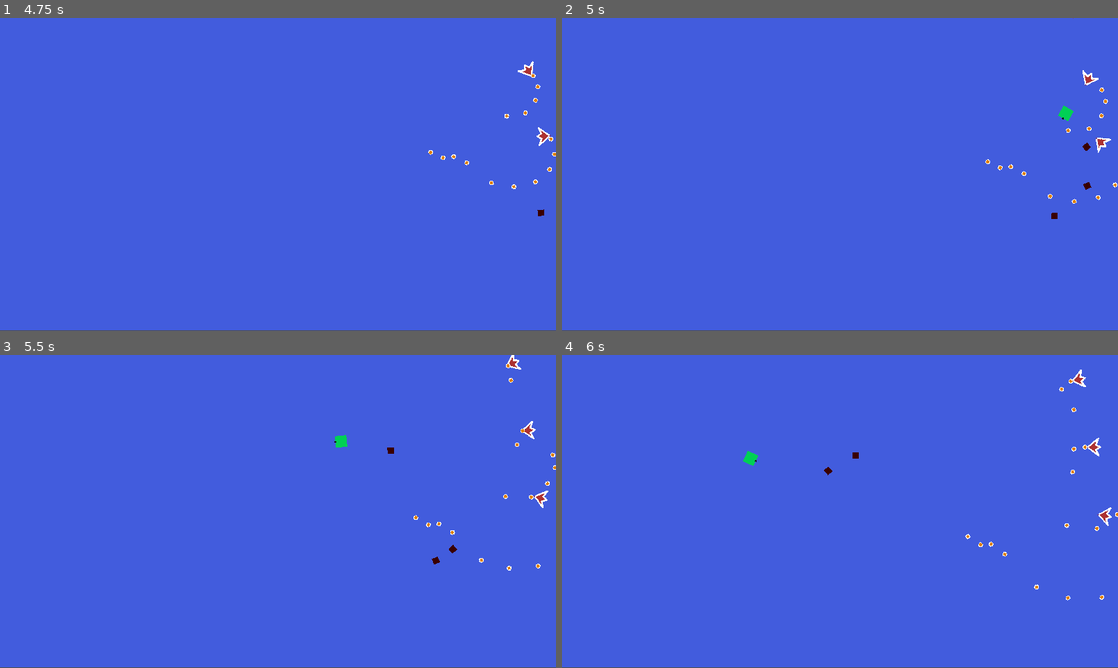
Above: before the commit, frames 1-4 (two rows, left to right).
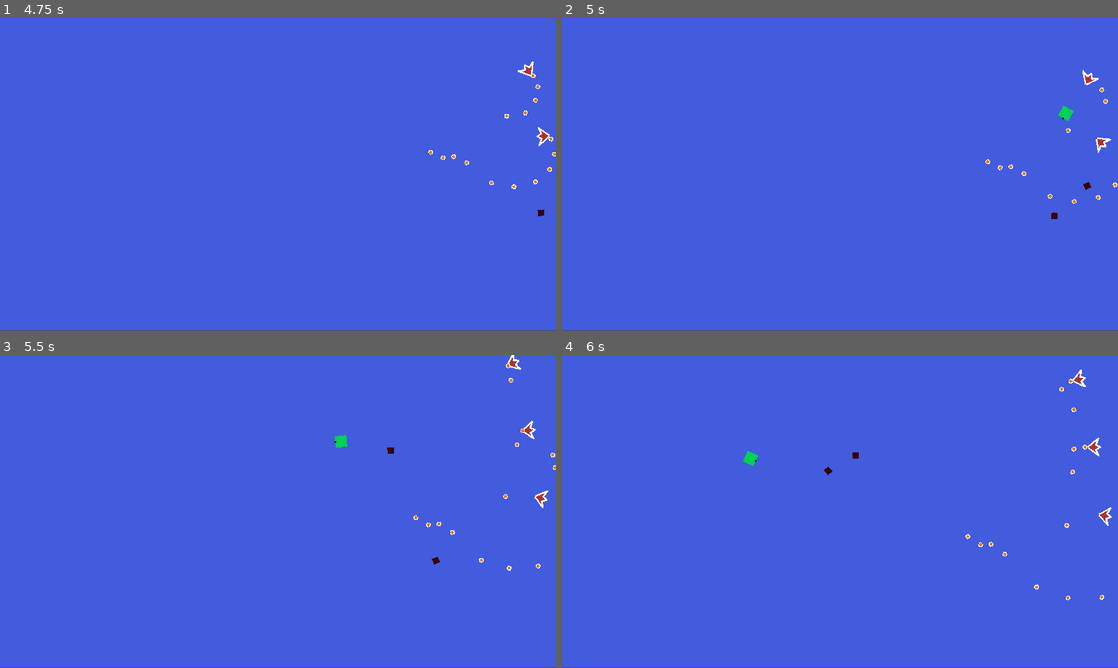
Above: after the commit, the same moments.

Repository: Seblis/Weaponized
Game: Godot game, scene res://levels/menu/main_menu.tscn
Same seed, same stepped clock (60 frames per second), same inputs: the game is played once before the commit and once after it.
Inputs (mouse positions are in pixels of both pictures, inside the frame that each line leads up to):
- Up to frame 1 (4.75 s): click (278, 158) at 0.52 s; move the mouse to (400, 158) at 1.27 s; hold D (move_right) 1.28-2.03 s; hold Space (fire) 1.28-2.03 s; move the mouse to (166, 190) at 2.02 s; hold S (move_down) 2.03-2.78 s; tap Space (fire) at 2.1, 3.6 s; move the mouse to (333, 105) at 2.77 s; hold D (move_right) 2.78-3.53 s; hold Space (fire) 2.78-3.53 s; move the mouse to (250, 237) at 3.52 s; hold W (move_up) 3.53-4.28 s; move the mouse to (444, 221) at 4.27 s; hold A (move_left) from 4.28 s (still down); hold Space (fire) from 4.28 s (still down)
- Up to frame 2 (5 s): keep holding A (move_left); keep holding Space (fire)
- Up to frame 3 (5.5 s): keep holding A (move_left); move the mouse to (111, 464) at 5.02 s; release Space (fire) at 5.03 s; tap Space (fire) at 5.1 s
- Up to frame 4 (6 s): move the mouse to (867, 511) at 5.77 s; release A (move_left) at 5.78 s; hold S (move_down) from 5.78 s (still down); hold Space (fire) from 5.78 s (still down)

Frame 1 is identical in both runs. In frame 2, less than 0.1% of the frame differs, in the area x 93-98%, y 30-43%; in frame 3, less than 0.1%, in the area x 80-99%, y 40-64%; in frame 4, less than 0.1%.

Commit message:
ScoringComponent framework parts

Diff:
--- a/entities/enemies/common/base_bullet.gd
+++ b/entities/enemies/common/base_bullet.gd
@@ -2,7 +2,7 @@
 extends Area2D
 
 @export var speed = 100
-@export var damage = 1
+@export var damage = 10
 @export var max_range = 1000.0
 
 var _traveled_distance = 0.0
@@ -26,3 +26,8 @@
 
 func set_momentum(momentum: Vector2):
 	_momentum = momentum
+
+func _on_body_entered(body: Node2D):
+	if body is PlayerShip:
+		body.take_damage(damage)
+		destroy()
--- a/entities/enemies/common/base_bullet.tscn
+++ b/entities/enemies/common/base_bullet.tscn
@@ -15,3 +15,5 @@
 
 [node name="CollisionShape2D" type="CollisionShape2D" parent="."]
 shape = SubResource("CircleShape2D_d6abr")
+
+[connection signal="body_entered" from="." to="." method="_on_body_entered"]
--- a/entities/enemies/rapidfire/rapidfire_enemy.tscn
+++ b/entities/enemies/rapidfire/rapidfire_enemy.tscn
@@ -5,6 +5,7 @@
 [ext_resource type="Script" path="res://entities/enemies/rapidfire/weapon_manager.gd" id="3_4o1w7"]
 
 [node name="RapidFireEnemy" type="CharacterBody2D" groups=["ENEMY"]]
+collision_layer = 5
 script = ExtResource("1_sy5j2")
 
 [node name="Sprite2D" type="Sprite2D" parent="."]
--- a/entities/spaceship/player_bullet.gd
+++ b/entities/spaceship/player_bullet.gd
@@ -3,9 +3,13 @@
 @export_range(0, 1000.0, 10.0) var _speed = 700.0
 @export_range(0, 5000.0, 100.0) var _max_range = 2000.0
 @export var _damage = 7
+@export var max_durability = 1
 
 var _traveled_distance = 0.0
+var _durability
 
+func _ready():
+	_durability = max_durability
 
 func _physics_process(delta):
 	var distance = delta * _speed
@@ -29,3 +33,6 @@
 func _on_body_entered(body: Node2D):
 	if body.is_in_group("ENEMY"):
 		body.take_damage(_damage)
+		_durability -= 1
+		if not _durability:
+			destroy()
--- a/entities/spaceship/ship.gd
+++ b/entities/spaceship/ship.gd
@@ -34,6 +34,7 @@
 
 func take_damage(damage_amount):
 	_current_health = clampi(_current_health - damage_amount, 0, max_health)
+	GameEngine.score_penalty(10)
 
 	if not _current_health:
 		# TODO loss condition, emit signal and handle it
--- a/project.godot
+++ b/project.godot
@@ -66,9 +66,10 @@
 
 [layer_names]
 
-2d_physics/layer_1="player"
-2d_physics/layer_2="enemies"
-2d_physics/layer_3="pickups"
+2d_physics/layer_1="entities"
+2d_physics/layer_2="player"
+2d_physics/layer_3="enemies"
+2d_physics/layer_4="pickups"
 
 [rendering]
 
--- /dev/null
+++ b/util/components/scoring_component.gd
@@ -0,0 +1,17 @@
+class_name ScoringComponent
+extends Timer
+
+@export var level: int = 1
+@export var base_score: int = 100000
+@export var time_mult: float = 100.0
+
+var _score := 0
+
+func _ready():
+	GameEngine.reset(base_score)
+	_score = base_score
+
+
+func _on_timeout():
+	# TODO: Display lose screen
+	pass
--- /dev/null
+++ b/util/components/scoring_component.tscn
@@ -0,0 +1,9 @@
+[gd_scene load_steps=2 format=3 uid="uid://cvqdtwi6o21eo"]
+
+[ext_resource type="Script" path="res://util/components/scoring_component.gd" id="1_7q33j"]
+
+[node name="ScoringComponent" type="Timer"]
+one_shot = true
+script = ExtResource("1_7q33j")
+
+[connection signal="timeout" from="." to="." method="_on_timeout"]
--- a/util/global/game_engine.gd
+++ b/util/global/game_engine.gd
@@ -11,9 +11,12 @@
 
 var _player: PlayerShip = null
 var _enemies_count = 0
+var _score = 0
+
+var _best_score = [0,0,0,0,0,0,0,0,0,0]
 
 func set_player(player: PlayerShip):
-	print("Player set to ", player)
+	#print("Player set to ", player)
 	_player = player
 
 func get_player():
@@ -30,3 +33,15 @@
 
 	if diff and not _enemies_count:
 		SignalManager.on_wave_defeated.emit()
+
+
+func reset(base_score: int = 0):
+	_enemies_count = 0
+	_score = base_score
+
+func score_penalty(penalty: int):
+	_score -= penalty
+
+func save_score(level: int, time_bonus):
+	_best_score[level] = max(_best_score[level], _score + time_bonus)
+	# TODO: permanent score saving, maybe some json?
